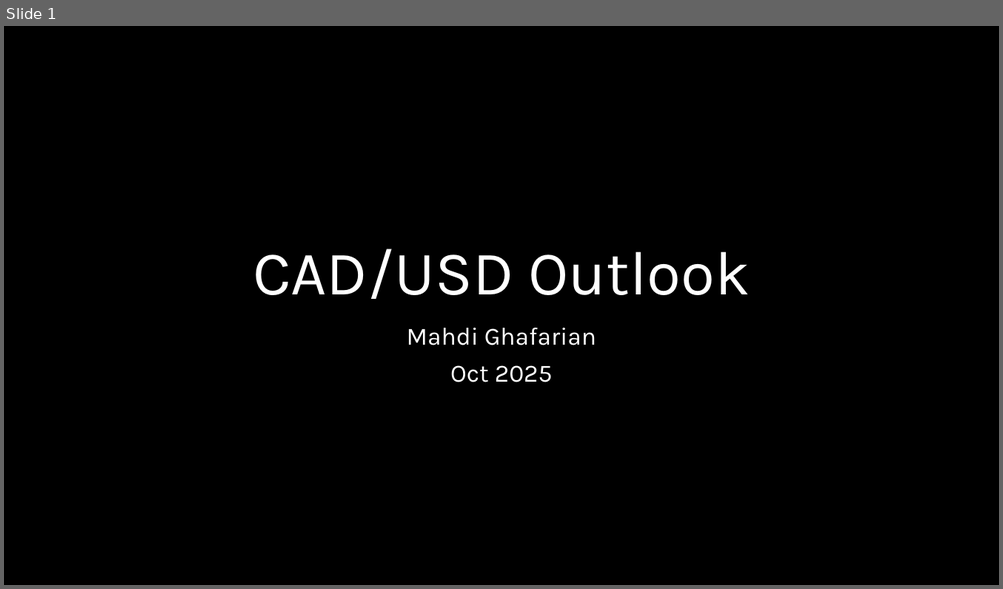
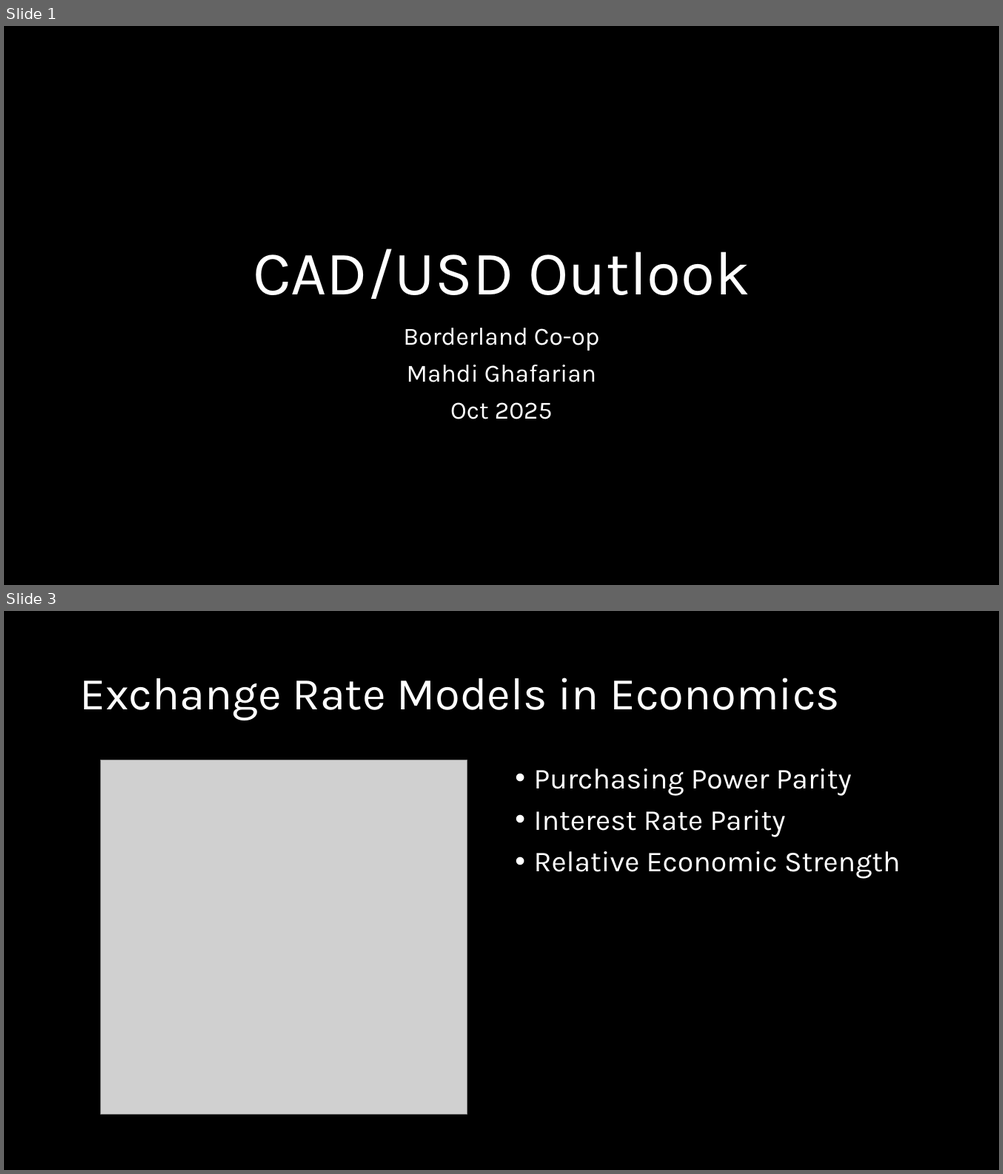
Before and after one commit to mahdi-ghafarian/time-series, a slide deck: borderland/1-cadusd/Presentation/CADUSD.pptx. Shown one above the other, each under a label of ours: slide 1 before the commit, slides 1 and 3 after it; the slides between them are not shown. The pictures are 1003x589 and 1003x1174 pixels, drawn with LibreOffice and Linux fonts; fonts in the diff are those of the drawing; grey boxes stand for pictures. Boxes give left, top, right and bottom in pixels: in the first picture for what was removed or moved away, otherwise in the second. Text is boxed around its words. In the diff, an @@ line names an element or a change of style, - is before the commit and + after.

```diff
--- a/borderland/1-cadusd/Presentation/CADUSD.pptx
+++ b/borderland/1-cadusd/Presentation/CADUSD.pptx
@@ slide 3 added at [4, 611, 999, 1170], background #000000 @@
@@ title added at [79, 678, 839, 721], 44 pt, text #FFFFFF @@
+Exchange Rate Models in Economics
@@ picture added at [101, 760, 467, 1116] @@
@@ text added at [534, 769, 900, 879], 28 pt, text #FFFFFF @@
+• Purchasing Power Parity
+• Interest Rate Parity
+• Relative Economic Strength
@@ slide 1 changed as well @@
@@ subtitle at [403, 328, 600, 351]: paragraph added @@
+Borderland Co-op
```
Also in this commit, not shown: 1 other slide changed, 21 other slides added, 11 slides removed, 7 other files.
